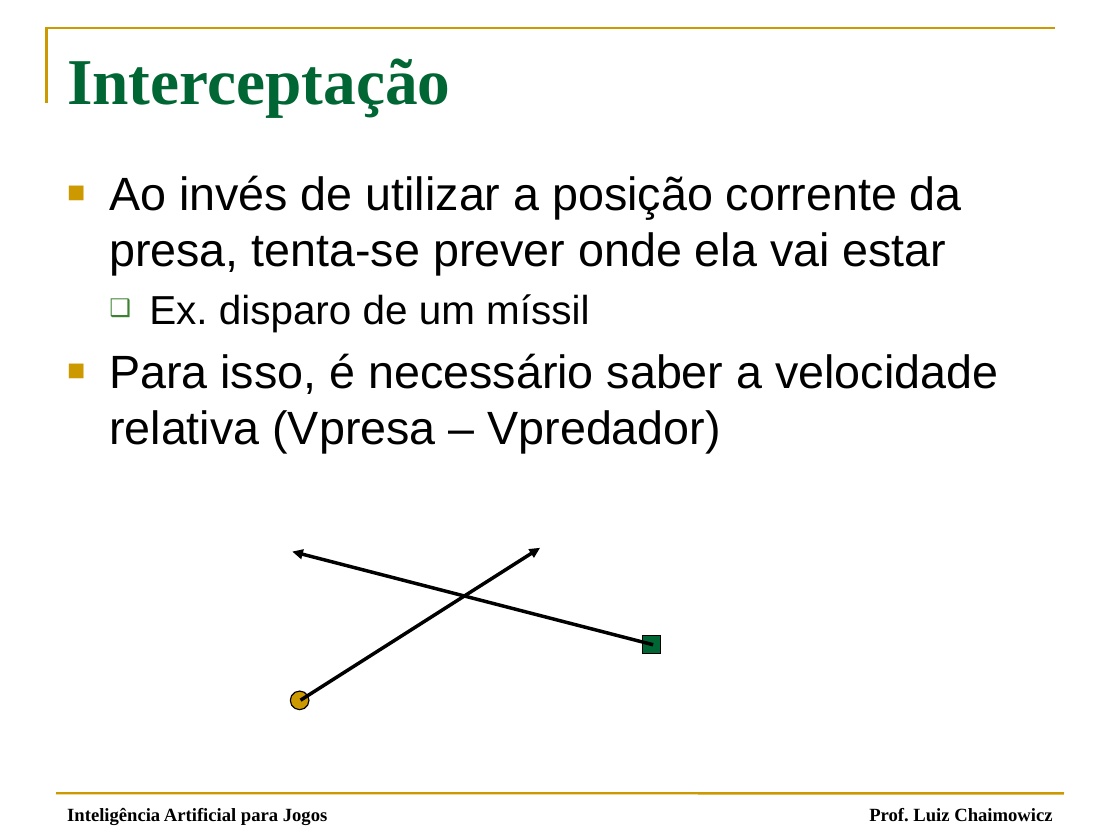
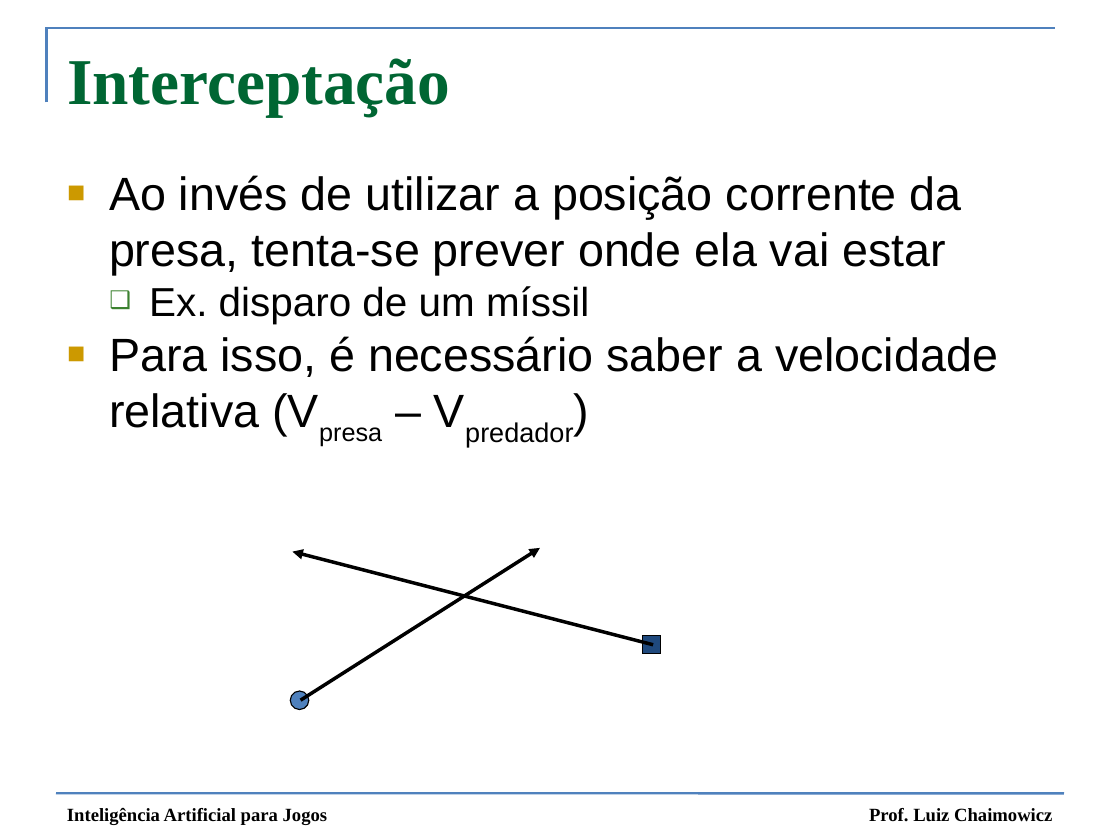
Before and after one commit to fegemo/cefet-games, a slide deck: slide 23 of attachments/IA 03 - Movimentação Simples.pptx (slide 25 before the commit). Drawn at 1120x840 pixels with LibreOffice and Linux fonts; fonts in the diff are those of the drawing. Boxes give left, top, right and bottom in pixels: in the first picture for what was removed or moved away, otherwise in the second. Text is boxed around its words. In the diff, an @@ line names an element or a change of style, - is before the commit and + after.

```diff
--- a/attachments/IA 03 - Movimentação Simples.pptx
+++ b/attachments/IA 03 - Movimentação Simples.pptx
@@ freeform shape at [47, 28, 1055, 103]: outline #CC9900 1.5 pt to #4F81BD 1.5 pt @@
@@ text "Ao invés de utilizar a ..." at [109, 175, 998, 428]: size 30 to 28 pt in "(Vpresa"; now subscript in "(Vpresa Vpredador)"; indent changed; less space between paragraphs @@
@@ arrow (292, 552) - (653, 645): stroke #000000 2.25 pt to #000000 2.24 pt @@
@@ arrow (300, 700) - (540, 548): stroke #000000 2.25 pt to #000000 2.24 pt @@
@@ rectangle at [642, 635, 661, 654]: fill #006633 to #1F497D; outline #000000 0.75 pt to #000000 0.74 pt @@
@@ ellipse at [290, 691, 309, 710]: fill #CC9900 to #4F81BD; outline #000000 0.75 pt to #000000 0.74 pt @@
@@ text "Inteligência Artificial para Jogos" at [67, 808, 328, 825]: bold on @@
@@ line (56, 793) - (1064, 793): stroke #CC9900 1.5 pt to #4F81BD 1.5 pt @@
```
Also in this commit, not shown: 43 other slides changed, 42 slides removed, 2 other files.
